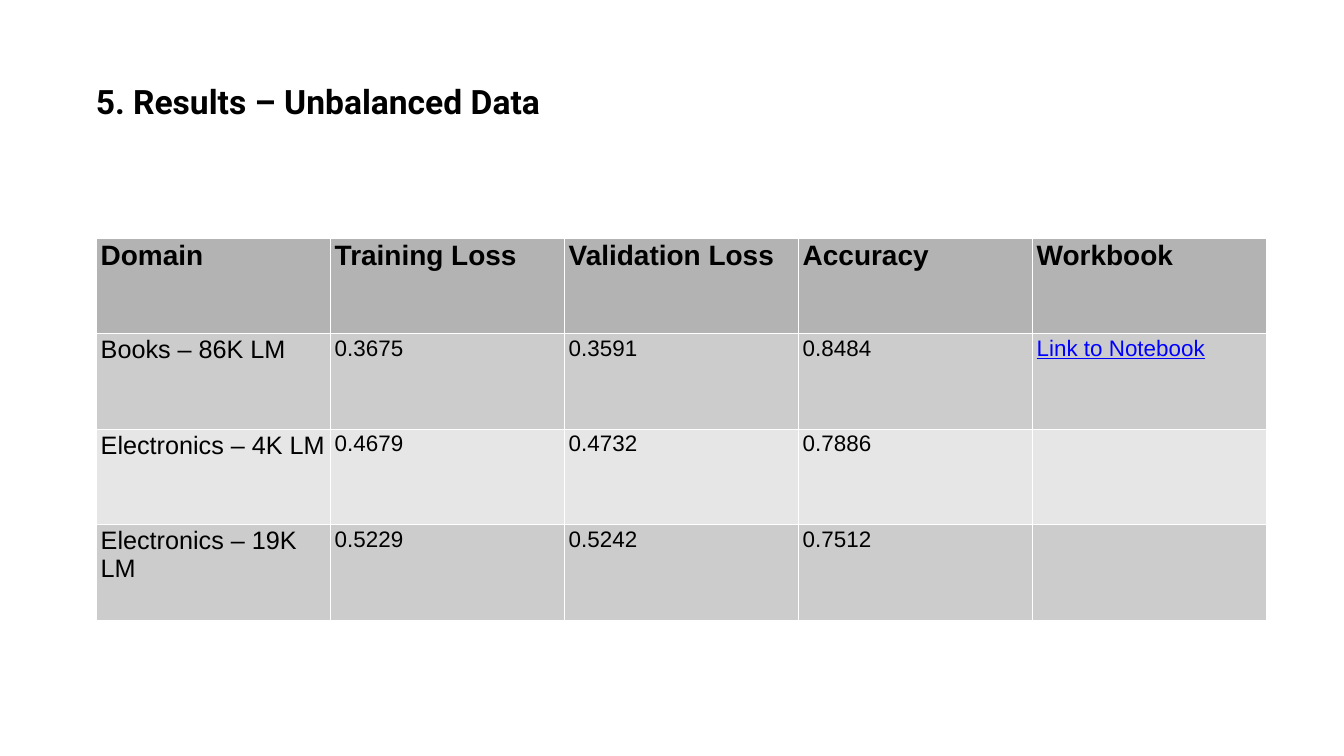
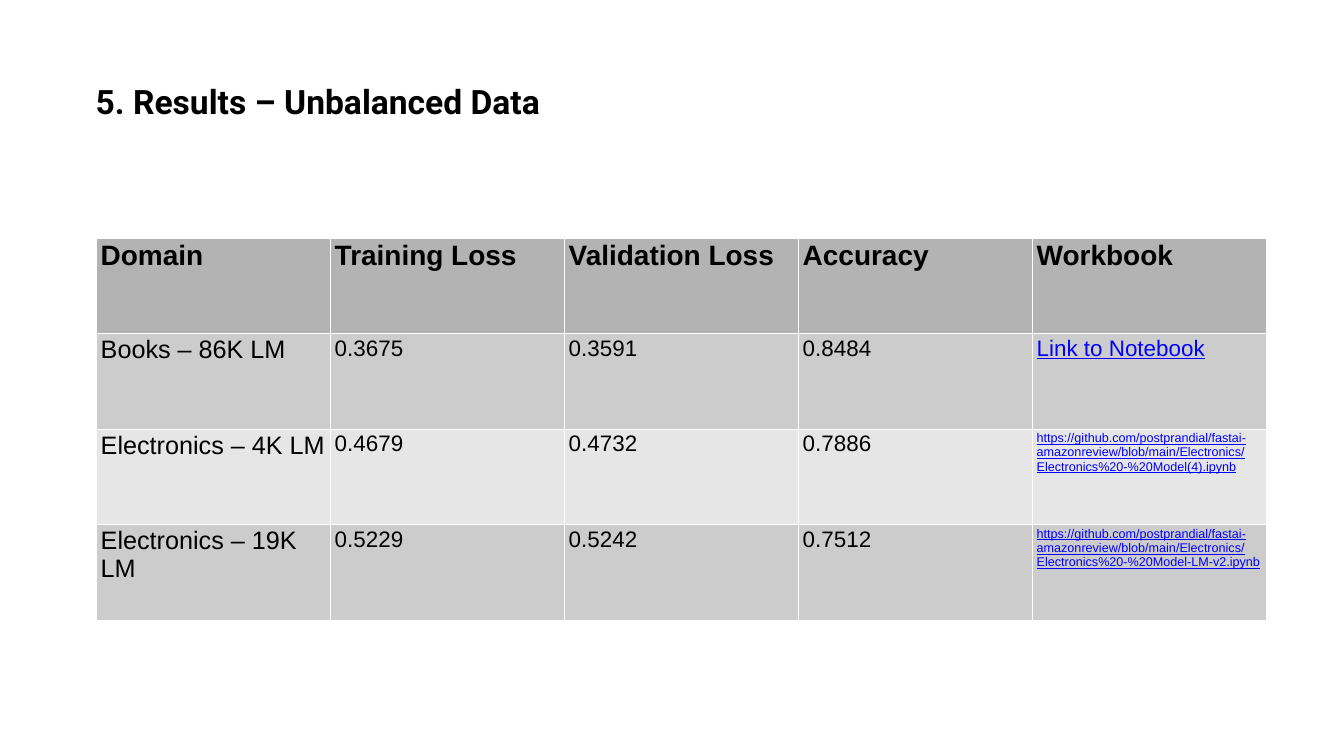
Before and after one commit to postprandial/fastai-amazonreview, a slide deck: slide 10 of Amazon_Review_Helpfulness_NLP-1-ONLINE.pptx. Drawn at 1344x756 pixels with LibreOffice and Linux fonts; fonts in the diff are those of the drawing. Boxes give left, top, right and bottom in pixels: in the first picture for what was removed or moved away, otherwise in the second. Text is boxed around its words. In the diff, an @@ line names an element or a change of style, - is before the commit and + after.

```diff
--- a/Amazon_Review_Helpfulness_NLP-1-ONLINE.pptx
+++ b/Amazon_Review_Helpfulness_NLP-1-ONLINE.pptx
@@ table at (96,238,1265,620) @@
-row 3, column 5: 
+row 3, column 5: https://github.com/postprandial/fastai-amazonreview/blob/main/Electronics/Electronics%20-%20Model(4).ipynb
-row 4, column 5: 
+row 4, column 5: https://github.com/postprandial/fastai-amazonreview/blob/main/Electronics/Electronics%20-%20Model-LM-v2.ipynb
```
Also in this commit, not shown: 1 other slide changed.
